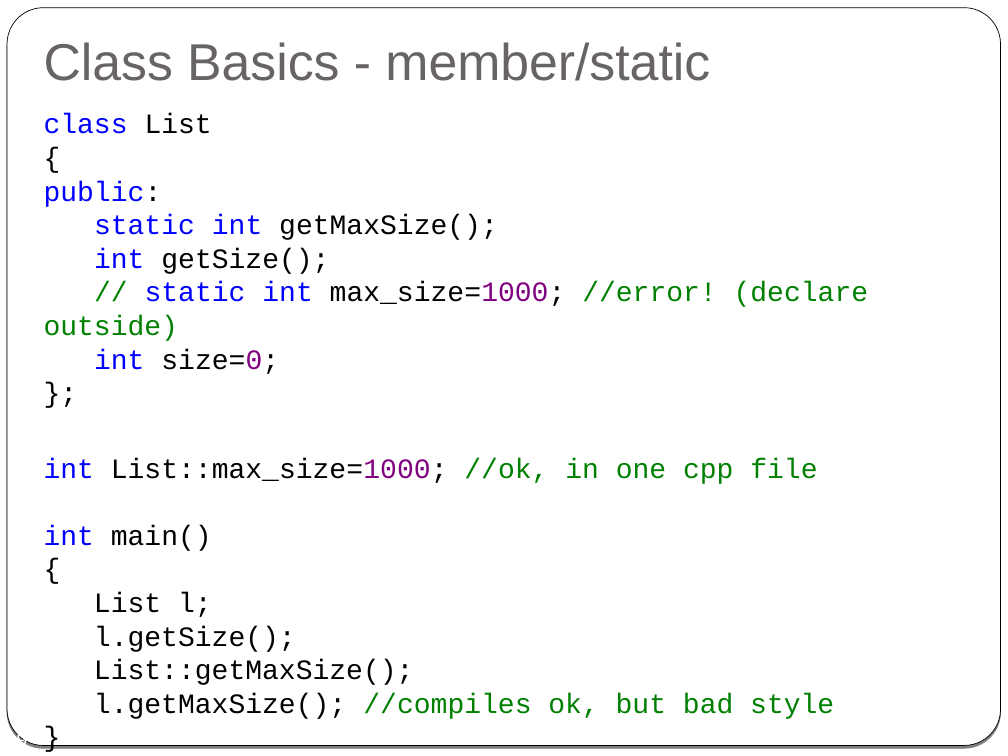
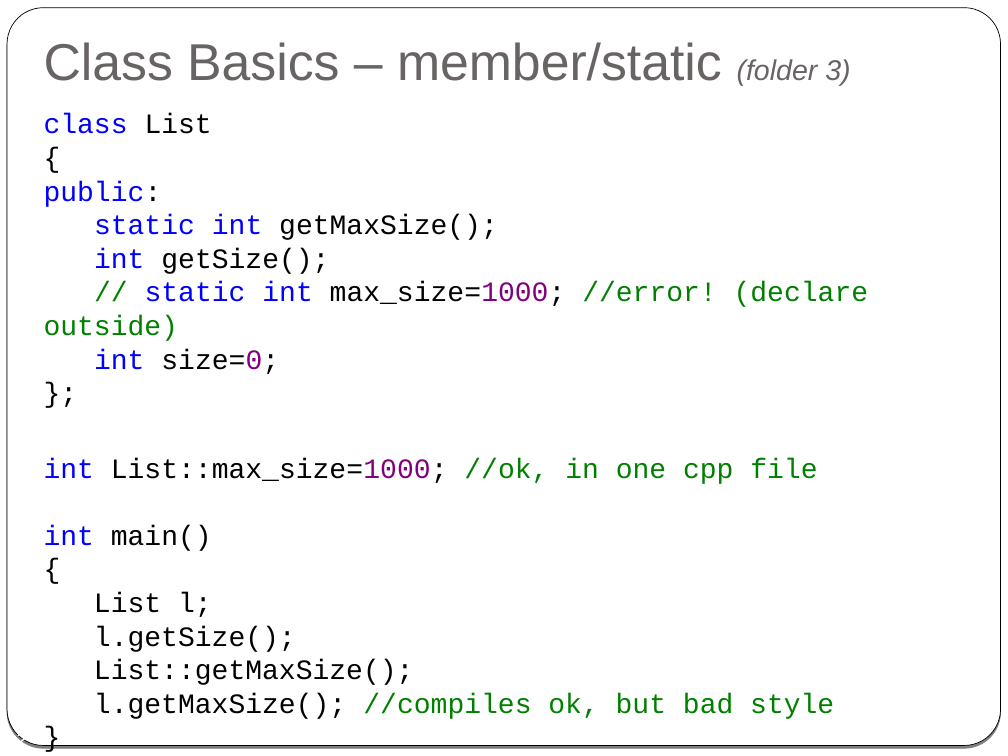
Before and after one commit to cpp-at-ariel/cpp-5778, a slide deck: slide 12 of week02-classes-constructors-destructors/slides.odp (slide 19 before the commit). Drawn at 1008x756 pixels with LibreOffice and Linux fonts; fonts in the diff are those of the drawing. Boxes give left, top, right and bottom in pixels: in the first picture for what was removed or moved away, otherwise in the second. Text is boxed around its words. In the diff, an @@ line names an element or a change of style, - is before the commit and + after.

```diff
--- a/week02-classes-constructors-destructors/slides.odp
+++ b/week02-classes-constructors-destructors/slides.odp
@@ title at bbox=[44, 42, 850, 86]: text changed @@
-Class Basics - member/static
+Class Basics – member/static (folder 3)
@@ page number at bbox=[6, 731, 28, 745]: text changed @@
-19
+12
```
Also in this commit, not shown: 11 other slides changed, 7 slides added, 9 slides removed, 23 other files.
